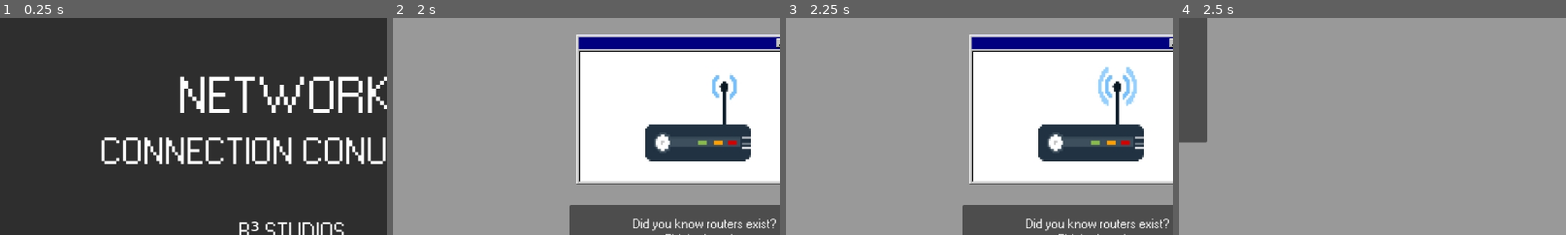
Above: before the commit, frames 1-4 (left to right).
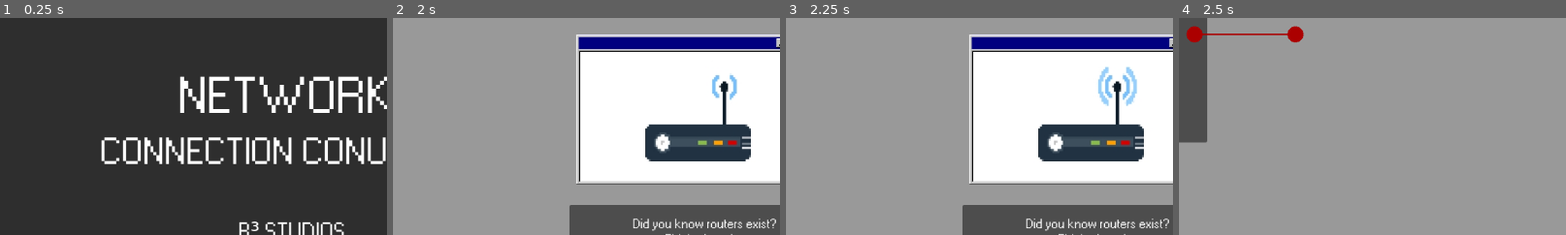
Above: after the commit, the same moments.

Repository: BcubeStudios/Netspace-Game
Game: Godot game, scene res://screens/opening.tscn
Same seed, same stepped clock (60 frames per second), same inputs: the game is played once before the commit and once after it.
Inputs (mouse positions are % of the whole screen's width and height, from its top left):
- Up to frame 1 (0.25 s): no input
- Up to frame 2 (2 s): click "START GAME" at 0.5 s; move the mouse to (72, 45) at 1.27 s; click (72, 45) at 1.42 s
- Up to frame 3 (2.25 s): tap Enter at 2 s; move the mouse to (30, 55) at 2.02 s; click (30, 55) at 2.17 s
- Up to frame 4 (2.5 s): no input
The pictures show only the part of the screen within x 11-61%, y 19-69%; the shares and areas given below are measured in that part.

Frames 1-3 are identical in both runs. In frame 4, 0.7% of the frame differs, in the area x 2-33%, y 3-12%.

Commit message:
today's progres
:3

Diff:
--- a/GodotWorkspace/project.godot
+++ b/GodotWorkspace/project.godot
@@ -14,6 +14,10 @@
 run/main_scene="res://screens/opening.tscn"
 config/features=PackedStringArray("4.2", "GL Compatibility")
 config/icon="res://icon.svg"
+
+[autoload]
+
+Global="*res://scripts/global.gd"
 
 [display]
 
--- /dev/null
+++ b/GodotWorkspace/screens/Director.tscn
@@ -0,0 +1,40 @@
+[gd_scene load_steps=6 format=3 uid="uid://ddrr7g12l1lle"]
+
+[ext_resource type="Script" path="res://scripts/Director.gd" id="1_c51sn"]
+[ext_resource type="Script" path="res://scripts/Point.gd" id="2_fv06g"]
+[ext_resource type="Script" path="res://scripts/Edge.gd" id="3_816h0"]
+[ext_resource type="Script" path="res://scripts/Phedge.gd" id="4_m85ug"]
+
+[sub_resource type="CircleShape2D" id="CircleShape2D_vvcfl"]
+radius = 18.6815
+
+[node name="Director" type="Control"]
+layout_mode = 3
+anchors_preset = 0
+script = ExtResource("1_c51sn")
+
+[node name="Point" type="Node2D" parent="."]
+script = ExtResource("2_fv06g")
+
+[node name="Area2D" type="Area2D" parent="Point"]
+
+[node name="CollisionShape2D" type="CollisionShape2D" parent="Point/Area2D"]
+shape = SubResource("CircleShape2D_vvcfl")
+
+[node name="Sprite2D" type="Sprite2D" parent="Point"]
+
+[node name="Edge" type="Node2D" parent="."]
+script = ExtResource("3_816h0")
+
+[node name="Line2D" type="Line2D" parent="Edge"]
+default_color = Color(0, 0, 0, 1)
+
+[node name="Sprite2D" type="Sprite2D" parent="Edge"]
+
+[node name="Phedge" type="Node2D" parent="."]
+script = ExtResource("4_m85ug")
+
+[node name="Line2D" type="Line2D" parent="Phedge"]
+default_color = Color(0, 0, 0, 1)
+
+[node name="Sprite2D" type="Sprite2D" parent="Phedge"]
--- a/GodotWorkspace/screens/demo_level.tscn
+++ b/GodotWorkspace/screens/demo_level.tscn
@@ -1,18 +1,12 @@
-[gd_scene load_steps=11 format=3 uid="uid://ddhmuwam3lrrg"]
+[gd_scene load_steps=7 format=3 uid="uid://ddhmuwam3lrrg"]
 
 [ext_resource type="Script" path="res://scripts/demo_level.gd" id="1_j08t0"]
 [ext_resource type="PackedScene" uid="uid://c6fth4mtmu8c0" path="res://screens/settings_menu.tscn" id="2_1ps50"]
 [ext_resource type="Theme" uid="uid://dupann3qkyje3" path="res://themes/pixel_98.tres" id="2_rkssa"]
 [ext_resource type="AudioStream" uid="uid://bar8iv8kegwxm" path="res://music/Free Game Soundtrack by chiphead64 - (hurry up).ogg" id="3_ruto6"]
-[ext_resource type="Script" path="res://scripts/Director.gd" id="5_e5e3g"]
-[ext_resource type="Script" path="res://scripts/Point.gd" id="5_h04it"]
-[ext_resource type="Script" path="res://scripts/Edge.gd" id="6_3p5jv"]
-[ext_resource type="Script" path="res://scripts/Phedge.gd" id="7_5j0xl"]
+[ext_resource type="PackedScene" uid="uid://ddrr7g12l1lle" path="res://screens/Director.tscn" id="5_rh81k"]
 
 [sub_resource type="StyleBoxFlat" id="StyleBoxFlat_yw0v8"]
-
-[sub_resource type="CircleShape2D" id="CircleShape2D_l2djm"]
-radius = 18.6815
 
 [node name="demo_level" type="Node2D"]
 script = ExtResource("1_j08t0")
@@ -133,38 +127,7 @@
 theme_override_font_sizes/font_size = 18
 text = "survive"
 
-[node name="Director" type="Control" parent="."]
-layout_mode = 3
-anchors_preset = 0
-offset_right = 40.0
-offset_bottom = 40.0
-script = ExtResource("5_e5e3g")
-
-[node name="Point" type="Node2D" parent="Director"]
-script = ExtResource("5_h04it")
-
-[node name="Area2D" type="Area2D" parent="Director/Point"]
-
-[node name="CollisionShape2D" type="CollisionShape2D" parent="Director/Point/Area2D"]
-shape = SubResource("CircleShape2D_l2djm")
-
-[node name="Sprite2D" type="Sprite2D" parent="Director/Point"]
-
-[node name="Edge" type="Node2D" parent="Director"]
-script = ExtResource("6_3p5jv")
-
-[node name="Line2D" type="Line2D" parent="Director/Edge"]
-default_color = Color(0, 0, 0, 1)
-
-[node name="Sprite2D" type="Sprite2D" parent="Director/Edge"]
-
-[node name="Phedge" type="Node2D" parent="Director"]
-script = ExtResource("7_5j0xl")
-
-[node name="Line2D" type="Line2D" parent="Director/Phedge"]
-default_color = Color(0, 0, 0, 1)
-
-[node name="Sprite2D" type="Sprite2D" parent="Director/Phedge"]
+[node name="Director" parent="." instance=ExtResource("5_rh81k")]
 
 [connection signal="pressed" from="HUD/settingButton" to="." method="_on_setting_button_pressed"]
 [connection signal="toggled" from="HUD/infoToggle" to="." method="_on_info_toggle_toggled"]
--- a/GodotWorkspace/scripts/Director.gd
+++ b/GodotWorkspace/scripts/Director.gd
@@ -1,11 +1,17 @@
 extends Control
-
 
 # Called when the node enters the scene tree for the first time.
 func _ready():
 	var point1 = Point.new("point1", Vector2i(150, 150))
+	var point2 = Point.new("point2", Vector2i(300, 150))
 	add_child(point1)
+	add_child(point2)
+	CreateEdge(point1, point2)
 	pass # Replace with function body.
+
+func CreateEdge(point1, point2):
+	var newEdge = Edge.new(point1, point2)
+	add_child(newEdge)
 
 
 # Called every frame. 'delta' is the elapsed time since the previous frame.
--- a/GodotWorkspace/scripts/Edge.gd
+++ b/GodotWorkspace/scripts/Edge.gd
@@ -3,7 +3,7 @@
 
 var point1: Point
 var point2: Point
-var colour: Color
+var colour: Color = Global.Colours["red"]
 var id: String
 
 
@@ -14,13 +14,14 @@
 func _init(point1, point2):
 	self.point1 = point1
 	self.point2 = point2
-	colour = Color(255, 255, 255)
+
+
 
 func color_change():
 	pass
 
 func _draw():
-	draw_line(point1.coords, point2.coords, colour)
+	draw_line(point1.coords, point2.coords, colour, 2)
 	pass
 
 # Called every frame. 'delta' is the elapsed time since the previous frame.
--- a/GodotWorkspace/scripts/Point.gd
+++ b/GodotWorkspace/scripts/Point.gd
@@ -35,5 +35,5 @@
 	pass
 
 func _draw():
-	#draw_circle(coords)
+	draw_circle(coords, 12, Global.Colours["red"])
 	pass
--- /dev/null
+++ b/GodotWorkspace/scripts/global.gd
@@ -0,0 +1,12 @@
+extends Node
+
+var Colours = {"red" = Color(0.671, 0, 0), "blue" = Color(0.078, 0.122, 0.988),  "green" = Color(0, 1, 0.094)}
+
+# Called when the node enters the scene tree for the first time.
+func _ready():
+	pass # Replace with function body.
+
+
+# Called every frame. 'delta' is the elapsed time since the previous frame.
+func _process(delta):
+	pass
